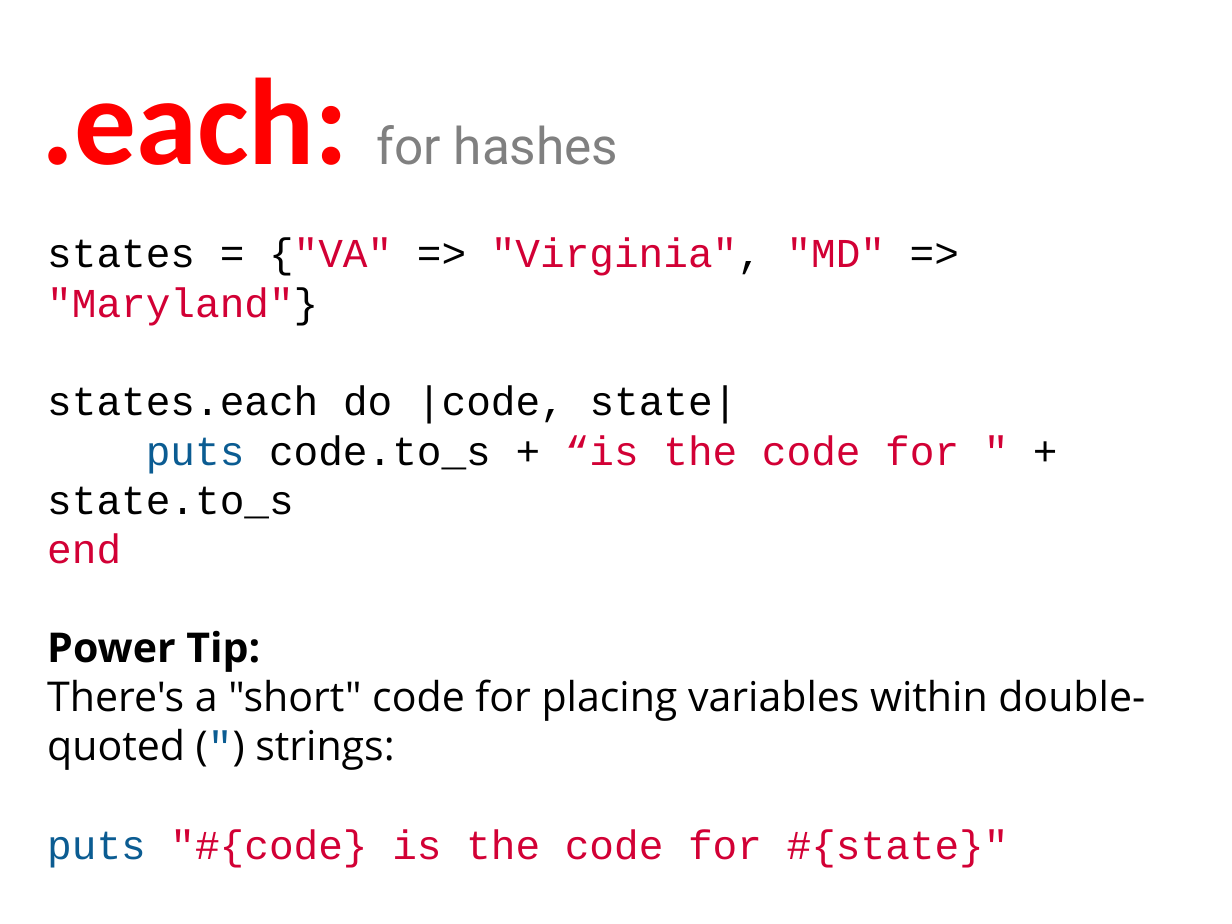
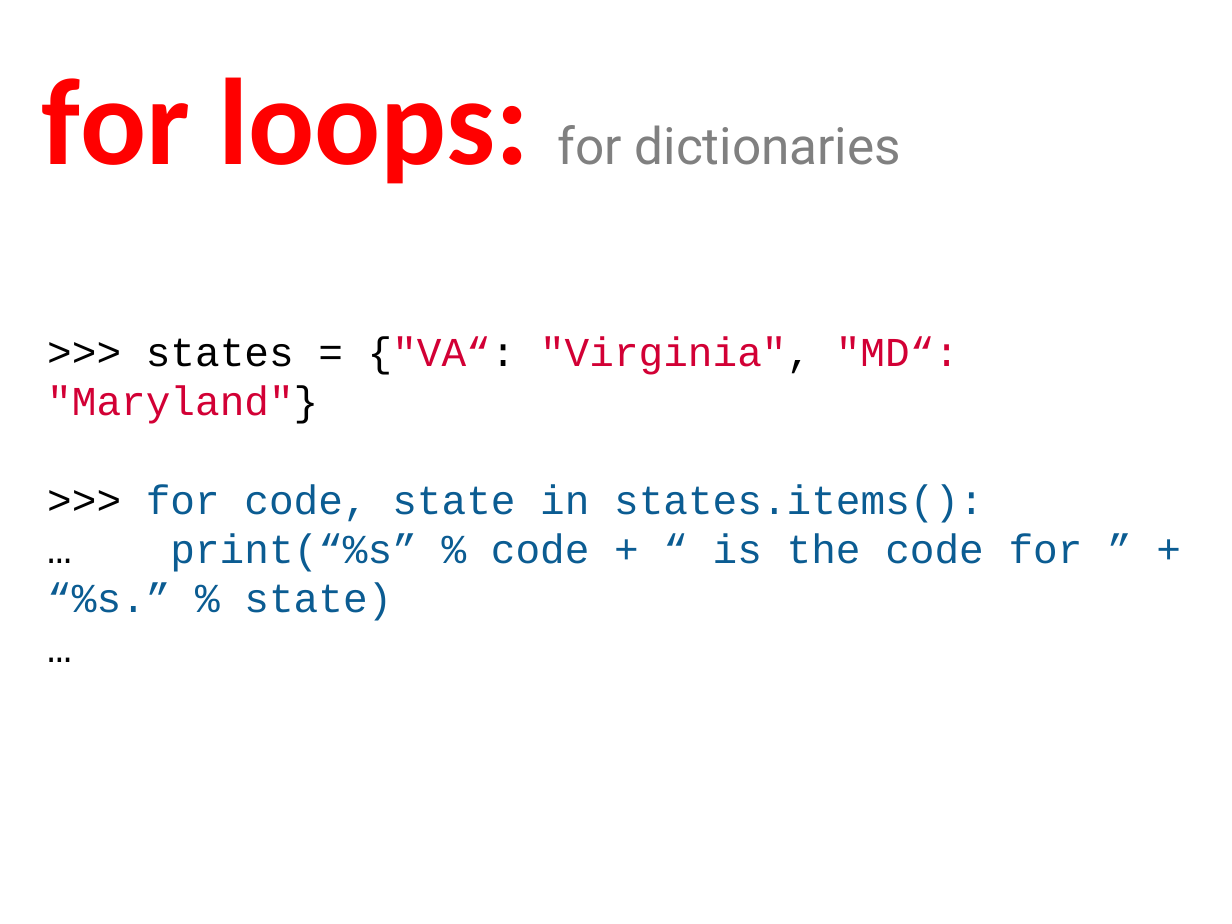
Before and after one commit to humanitiesprogramming/slides, a slide deck: slide 10 of 2017/python/B Done - ish/Python - Programming Concepts II.pptx. Drawn at 1232x924 pixels with LibreOffice and Linux fonts; fonts in the diff are those of the drawing. Boxes give left, top, right and bottom in pixels: in the first picture for what was removed or moved away, otherwise in the second. Text is boxed around its words. In the diff, an @@ line names an element or a change of style, - is before the commit and + after.

```diff
--- a/2017/python/B Done - ish/Python - Programming Concepts II.pptx
+++ b/2017/python/B Done - ish/Python - Programming Concepts II.pptx
@@ title at (x1=41, y1=77, x2=901, y2=184): text changed @@
-.each: for hashes
+for loops: for dictionaries
@@ text at (x1=47, y1=336, x2=1083, y2=621): text changed; text colour #000000 to #0B5C92 @@
-states = {"VA" => "Virginia", "MD" => "Maryland"}
-states.each do |code, state|
-puts code.to_s + “is the code for " + state.to_s
-end
-Power Tip:
-There's a "short" code for placing variables within double-quoted (") strings:
-puts "#{code} is the code for #{state}"
+>>> states = {"VA“: "Virginia", "MD“: "Maryland"}
+>>> for code, state in states.items():
+… print(“%s” % code + “ is the code for ” + “%s.” % state)
+…
```
Also in this commit, not shown: 17 other slides changed, 2 slides removed.
